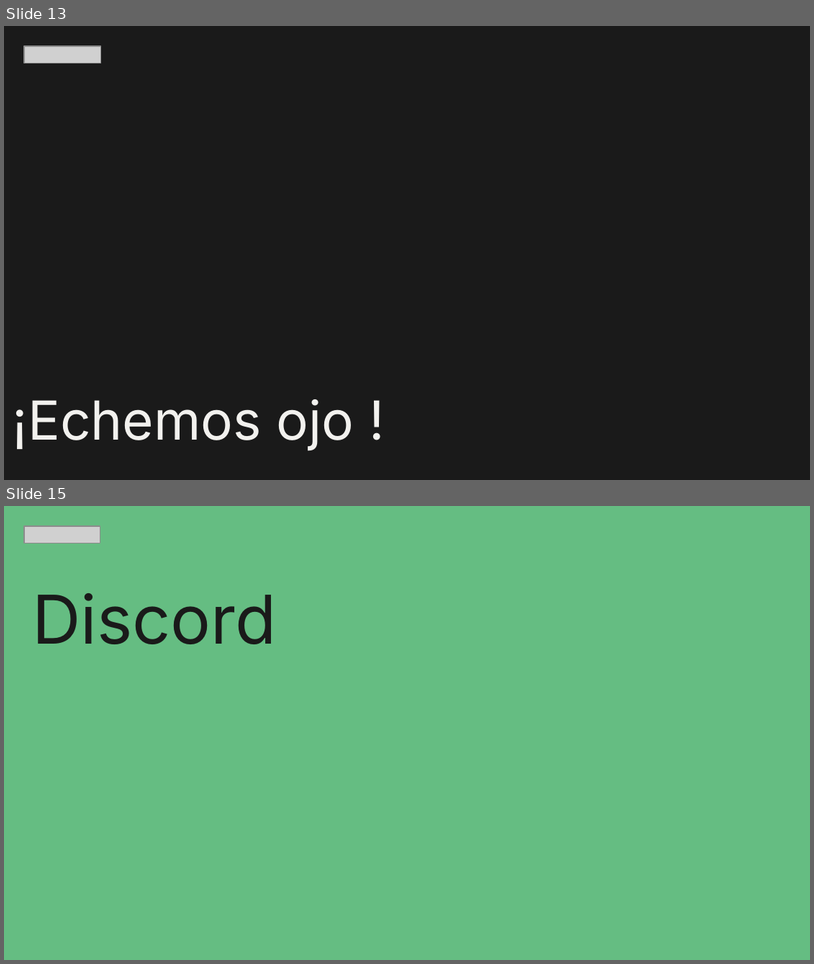
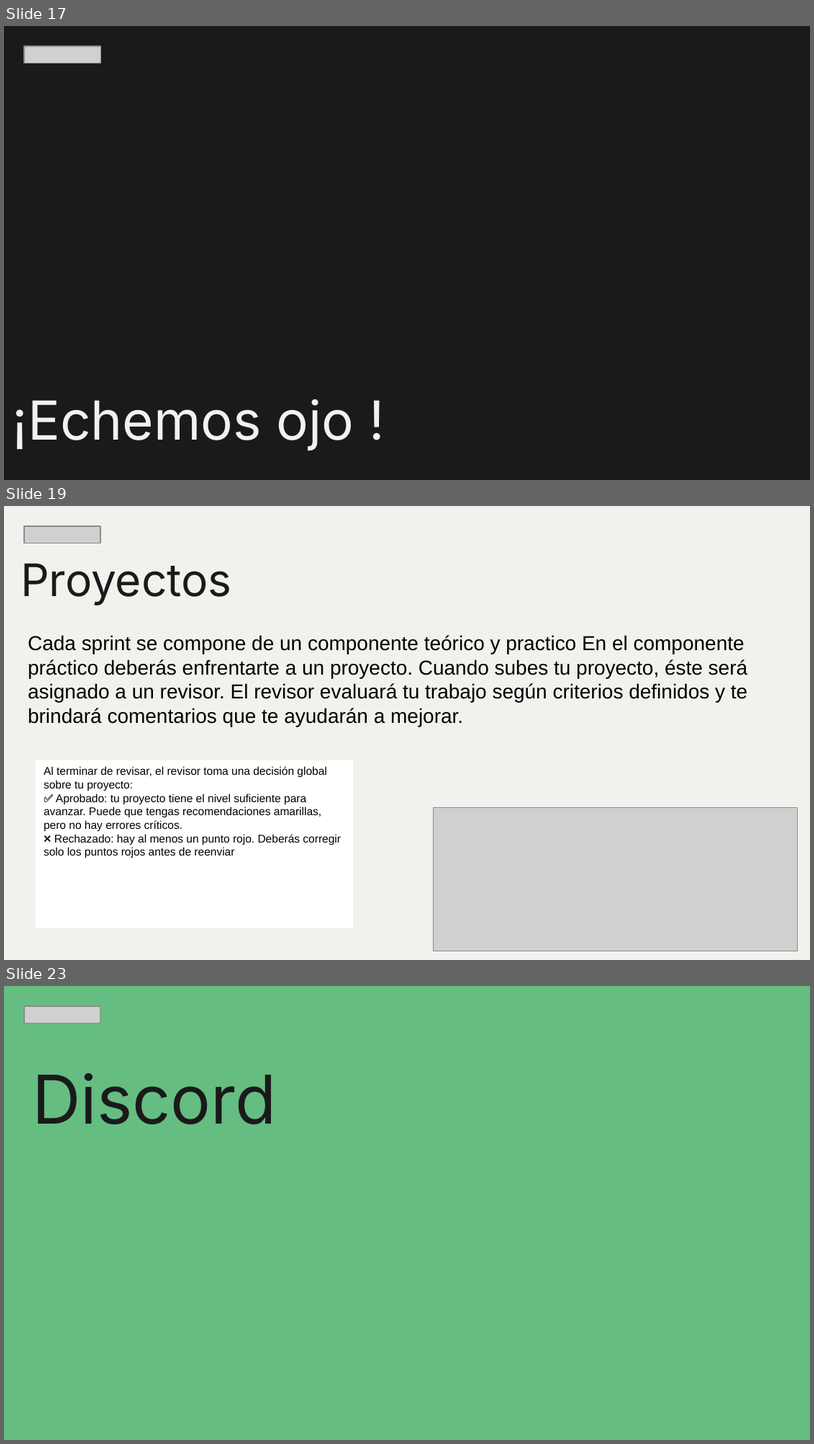
Before and after one commit to zyntonyson/bootcamp_ds_da, a slide deck: 00-da-v8-PostOnboarding/00-onboarding.pptx. Shown one above the other, each under a label of ours: slides 13 and 15 before the commit, slides 17, 19 and 23 after it; the slides between them are not shown. The pictures are 814x964 and 814x1444 pixels, drawn with LibreOffice and Linux fonts; fonts in the diff are those of the drawing; grey boxes stand for pictures. Boxes give left, top, right and bottom in pixels: in the first picture for what was removed or moved away, otherwise in the second. Text is boxed around its words. In the diff, an @@ line names an element or a change of style, - is before the commit and + after.

```diff
--- a/00-da-v8-PostOnboarding/00-onboarding.pptx
+++ b/00-da-v8-PostOnboarding/00-onboarding.pptx
@@ slide 19 added at bbox=[4, 506, 810, 960], background #F2F1EE @@
@@ picture added at bbox=[24, 526, 100, 543] @@
@@ title added at bbox=[21, 563, 232, 605], 40 pt, text #1A1A1A @@
+Proyectos
@@ text added at bbox=[28, 635, 748, 726], 18 pt, text #000000 @@
+Cada sprint se compone de un componente teórico y practico En el componente práctico deberás enfrentarte a un proyecto. Cuando subes tu proyecto, éste será asignado a un revisor. El revisor evaluará tu trabajo según criterios definidos y te brindará comentarios que te ayudarán a mejorar.
@@ rectangle added at bbox=[36, 760, 353, 928], fill #FFFFFF, 10 pt, text #000000 @@
+Al terminar de revisar, el revisor toma una decisión global sobre tu proyecto:
+✅ Aprobado: tu proyecto tiene el nivel suficiente para avanzar. Puede que tengas recomendaciones amarillas, pero no hay errores críticos.
+❌ Rechazado: hay al menos un punto rojo. Deberás corregir solo los puntos rojos antes de reenviar
@@ picture added at bbox=[433, 808, 797, 950] @@
@@ what was slide 13 is now slide 17 @@
@@ what was slide 15 is now slide 23 @@
```
Also in this commit, not shown: 10 slides changed, 8 other slides added, 1 slide removed, 4 other files.
